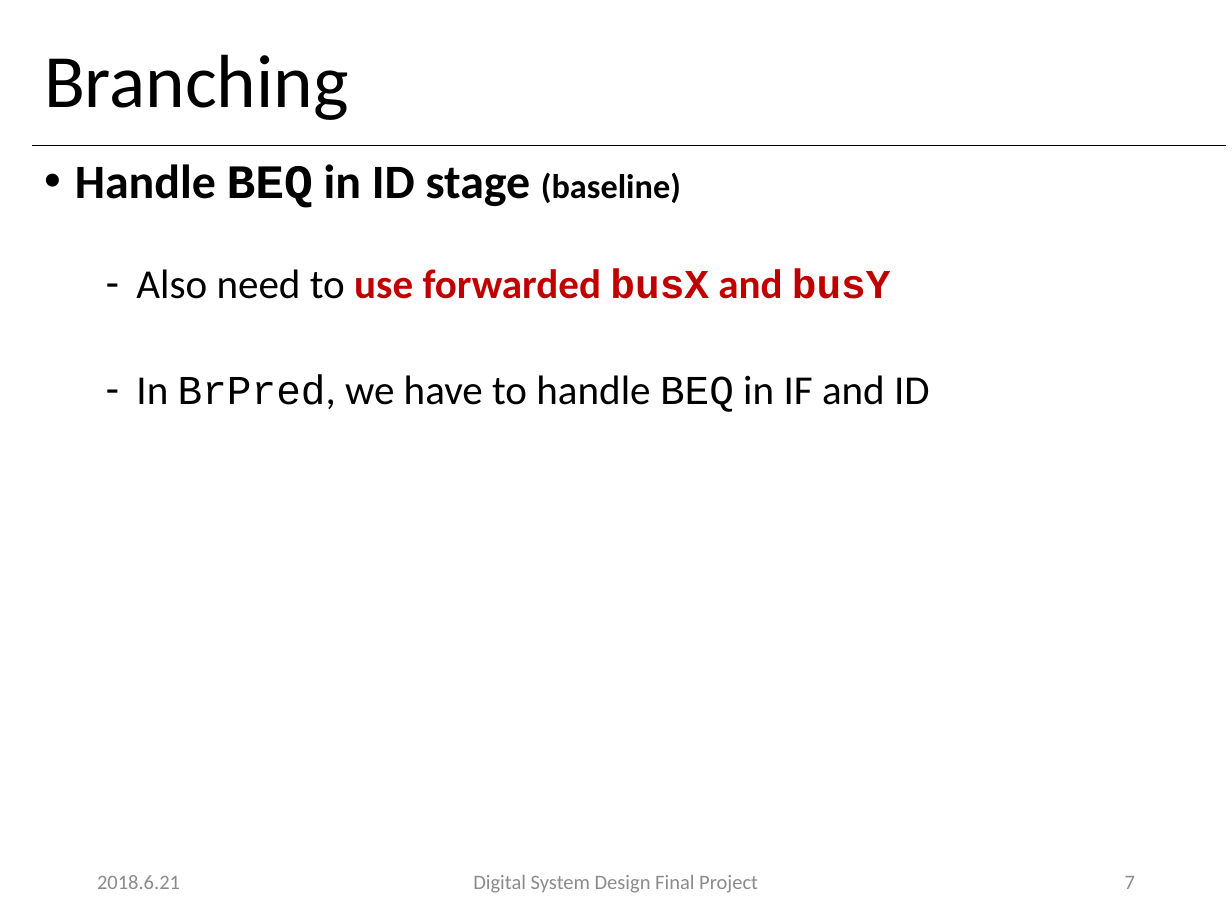
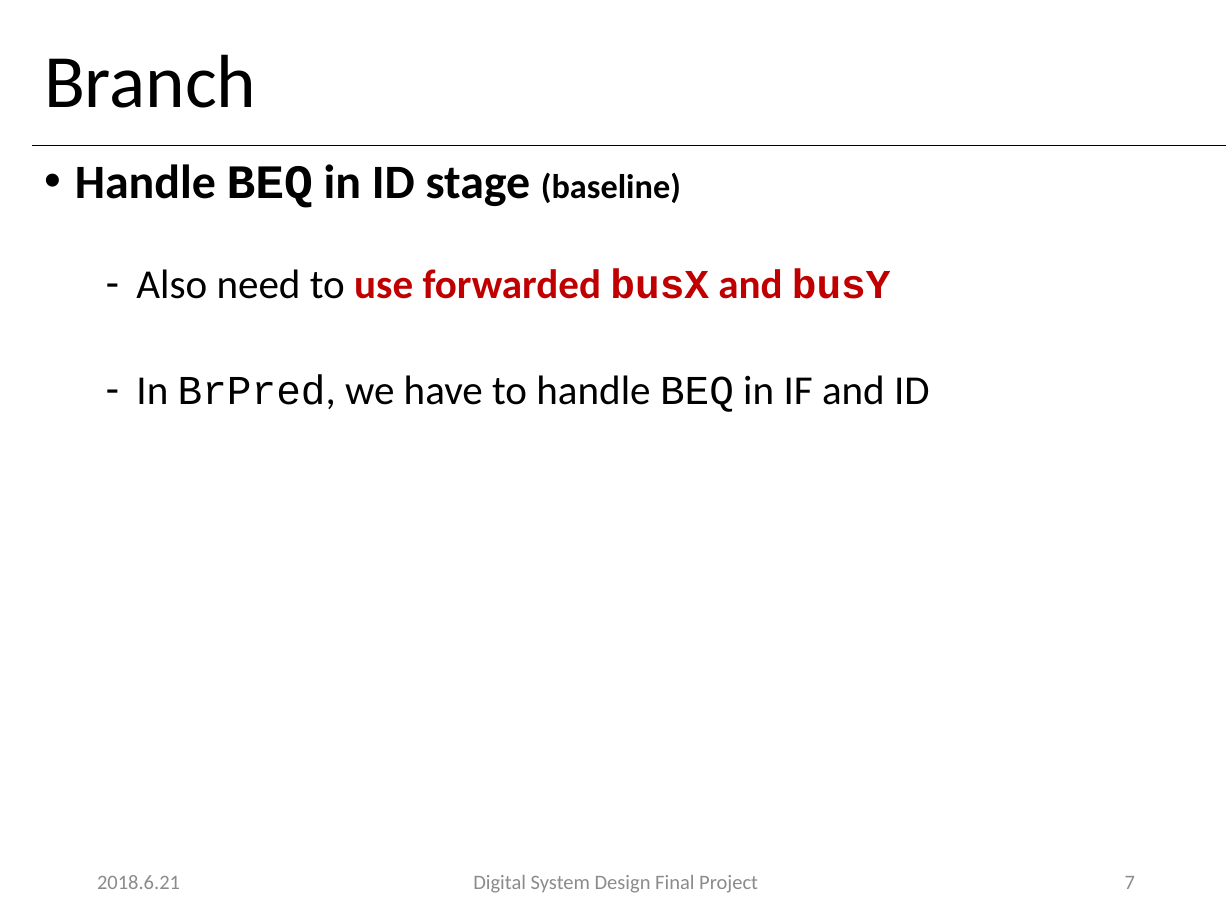
Before and after one commit to victoresque/DSD, a slide deck: slide 7 of Final/presentation.pptx. Drawn at 1232x924 pixels with LibreOffice and Linux fonts; fonts in the diff are those of the drawing. Boxes give left, top, right and bottom in pixels: in the first picture for what was removed or moved away, otherwise in the second. Text is boxed around its words. In the diff, an @@ line names an element or a change of style, - is before the commit and + after.

```diff
--- a/Final/presentation.pptx
+++ b/Final/presentation.pptx
@@ title at (44, 54, 256, 108): text changed @@
-Branching
+Branch
```
Also in this commit, not shown: 1 other slide changed, 1 slide added, 35 other files.
